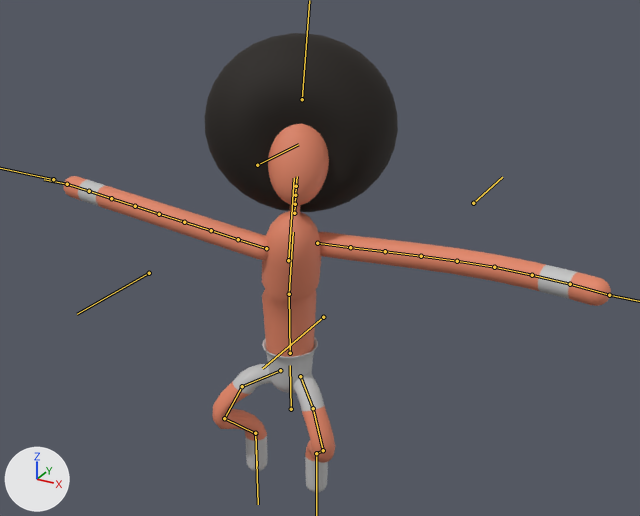
Renders of the FBX model Assets/Resources/afro.fbx from each side of a commit.
One viewpoint serves both versions: a 50 mm lens placed at (4.28, -7.13, 6.31), pointed at (0.6, -0.43, 2.96). The axes (+X, +Y, +Z) are drawn at lower left. The lights are the same throughout. Both versions are drawn at frame 61 of the action 'Armature|Idle'; the numbers are the values there. The bones that bend it are drawn over the model as lines.

Objects in the first picture: 'Afro', 'Arm', 'Body', 'Leg', 'Tête'.
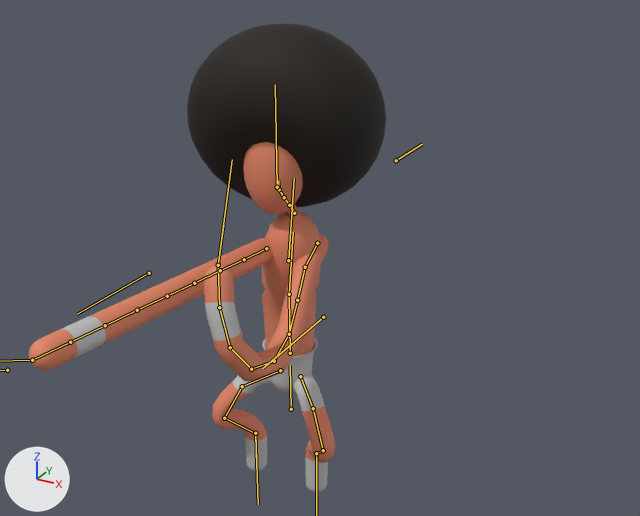
What the commit changed:
Bone 'neck1' (bone_neck1) turns from (-47, -6, -13) to (-39, 10, 27) degrees about its own x, y and z.
Bone 'head' (bone_head) turns from (10, -16, -1) to (25, -20, -41) degrees about its own x, y and z.
Bone 'bicep1.L' (bone_bicep1_l) turns from (13, -8, -42) to (-17, -63, -110) degrees about its own x, y and z.
Bone 'bicep2.L' (bone_bicep2_l) turns from (0, 0, 2) to (0, 0, 18) degrees about its own x, y and z.
Bone 'bicep4.L' (bone_bicep4_l) turns from (0, 0, -2) to (0, 0, -20) degrees about its own x, y and z.
Bone 'forearm1.L' (bone_forearm1_l) turns from (0, 0, -4) to (0, 0, -35) degrees about its own x, y and z.
Bone 'forearm2.L' (bone_forearm2_l) turns from (0, 0, -4) to (0, 0, -41) degrees about its own x, y and z.
Bone 'forearm3.L' (bone_forearm3_l) turns from (0, 0, -4) to (0, 0, -36) degrees about its own x, y and z.
Bone 'forearm4.L' (bone_forearm4_l) turns from (0, 0, -3) to (0, 0, -21) degrees about its own x, y and z.
Bone 'bicep1.R' (bone_bicep1_r) turns from (-9, 7, -51) to (14, 26, 45) degrees about its own x, y and z.

Pixel boxes [x1, y1, x2, y2] of what changed, in the pictures (640 x 516 px):
'Afro', posed
    before: [204, 33, 398, 212]
    after: [187, 24, 386, 207]
'Arm', posed (45% narrower, 14% taller)
    before: [64, 176, 611, 306]
    after: [29, 234, 329, 382]
'Tête', posed
    before: [268, 124, 329, 205]
    after: [243, 142, 303, 215]
bone 'neck1', root to tip
    before: (294, 213) to (295, 204)
    after: (294, 213) to (289, 205)
bone 'head', root to tip
    before: (296, 186) to (297, 176)
    after: (279, 189) to (278, 180)
bone 'bicep1.L', root to tip
    before: (317, 243) to (350, 247)
    after: (317, 243) to (305, 267)
bone 'bicep2.L', root to tip
    before: (350, 247) to (385, 251)
    after: (305, 267) to (297, 300)
bone 'bicep4.L', root to tip
    before: (421, 256) to (457, 261)
    after: (289, 334) to (274, 361)
bone 'forearm1.L', root to tip
    before: (457, 261) to (494, 267)
    after: (274, 361) to (251, 369)
bone 'forearm2.L', root to tip
    before: (494, 267) to (532, 275)
    after: (251, 369) to (230, 347)
bone 'forearm3.L', root to tip
    before: (532, 275) to (570, 284)
    after: (230, 347) to (219, 307)
bone 'forearm4.L', root to tip
    before: (570, 284) to (609, 295)
    after: (219, 307) to (218, 264)
bone 'bicep1.R', root to tip
    before: (266, 248) to (238, 239)
    after: (266, 248) to (244, 259)
